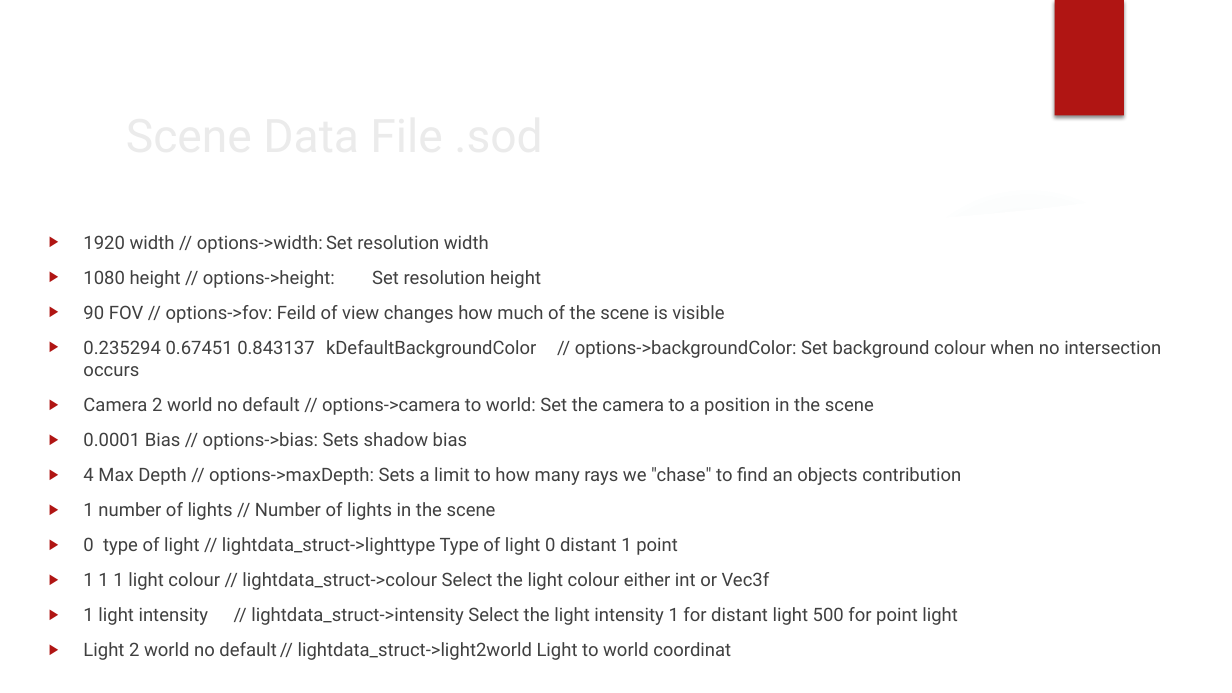
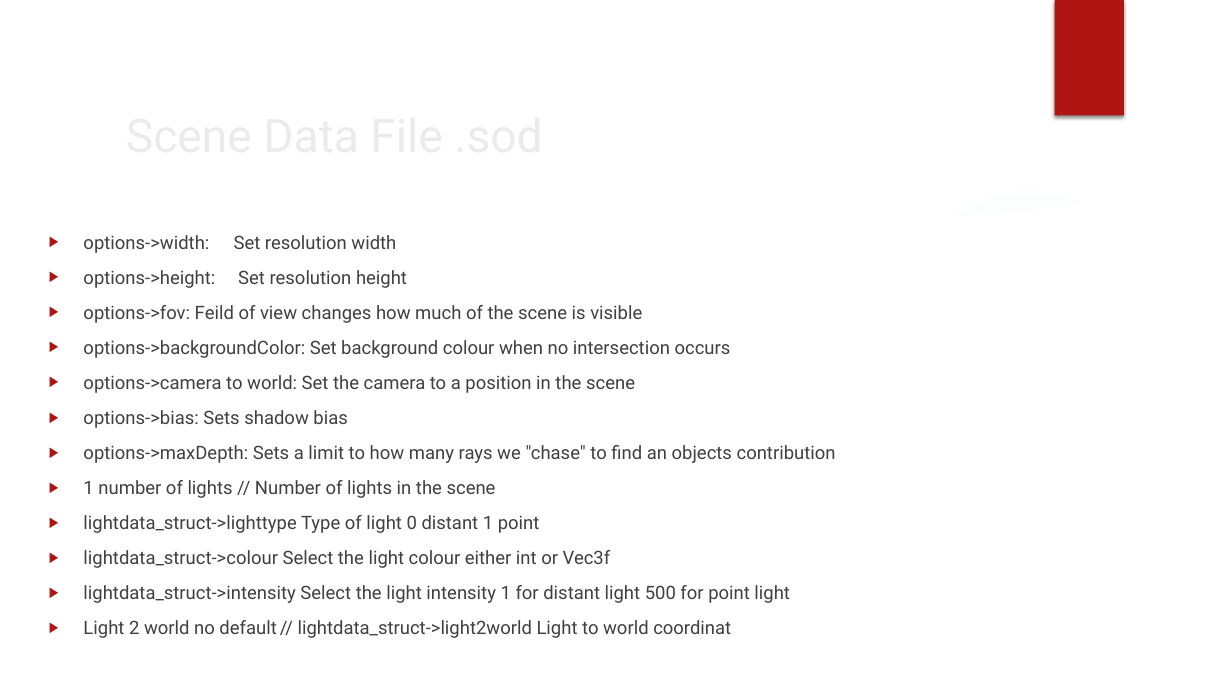
Before and after one commit to koxakis/RayTracing_FPGA, a slide deck: slide 3 of documentation/software/Base_render_system_documentation.pptx. Drawn at 1232x693 pixels with LibreOffice and Linux fonts; fonts in the diff are those of the drawing; background and template pictures are left out. Boxes give left, top, right and bottom in pixels: in the first picture for what was removed or moved away, otherwise in the second. Text is boxed around its words. In the diff, an @@ line names an element or a change of style, - is before the commit and + after.

Commit message:
Added support and fixed buf for multiple point light spurces

```diff
--- a/documentation/software/Base_render_system_documentation.pptx
+++ b/documentation/software/Base_render_system_documentation.pptx
@@ text at (83,235,836,463): text changed @@
-▶ 1920 width // options->width: Set resolution width
-▶ 1080 height // options->height: Set resolution height
-▶ 90 FOV // options->fov: Feild of view changes how much of the scene is visible
-▶ 0.235294 0.67451 0.843137 kDefaultBackgroundColor // options->backgroundColor: Set background colour when no intersection occurs
-▶ Camera 2 world no default // options->camera to world: Set the camera to a position in the scene
-▶ 0.0001 Bias // options->bias: Sets shadow bias
-▶ 4 Max Depth // options->maxDepth: Sets a limit to how many rays we "chase" to find an objects contribution
+▶ options->width: Set resolution width
+▶ options->height: Set resolution height
+▶ options->fov: Feild of view changes how much of the scene is visible
+▶ options->backgroundColor: Set background colour when no intersection occurs
+▶ options->camera to world: Set the camera to a position in the scene
+▶ options->bias: Sets shadow bias
+▶ options->maxDepth: Sets a limit to how many rays we "chase" to find an objects contribution
@@ text at (83,515,790,603): text changed @@
-▶ 0 type of light // lightdata_struct->lighttype Type of light 0 distant 1 point
-▶ 1 1 1 light colour // lightdata_struct->colour Select the light colour either int or Vec3f
-▶ 1 light intensity // lightdata_struct->intensity Select the light intensity 1 for distant light 500 for point light
+▶ lightdata_struct->lighttype Type of light 0 distant 1 point
+▶ lightdata_struct->colour Select the light colour either int or Vec3f
+▶ lightdata_struct->intensity Select the light intensity 1 for distant light 500 for point light
```
Also in this commit, not shown: 5 other slides changed, 8 slides added, 7 slides removed, 22 other files.
